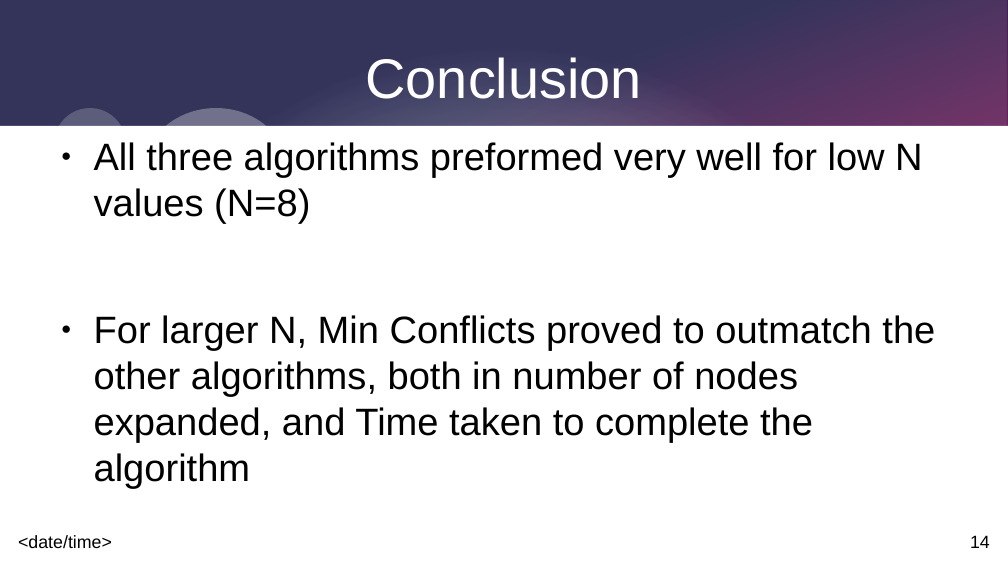
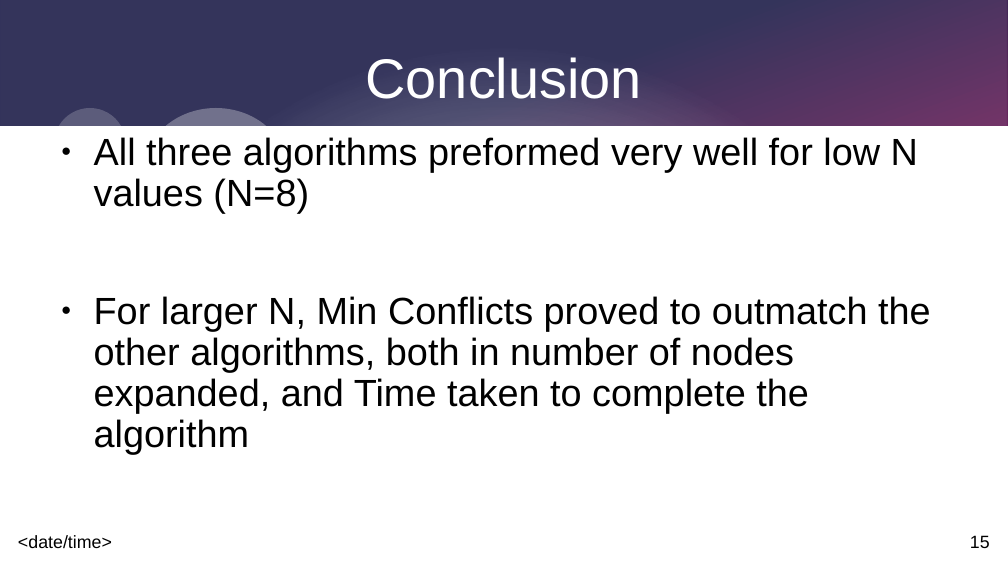
Before and after one commit to Basel-Aldwairi/N_Queens, a slide deck: slide 15 of report/presentation.pptx (slide 14 before the commit). Drawn at 1008x567 pixels with LibreOffice and Linux fonts; fonts in the diff are those of the drawing. Boxes give left, top, right and bottom in pixels: in the first picture for what was removed or moved away, otherwise in the second. Text is boxed around its words. In the diff, an @@ line names an element or a change of style, - is before the commit and + after.

```diff
--- a/report/presentation.pptx
+++ b/report/presentation.pptx
@@ text "All three algorithms preformed very ..." at (94, 137, 931, 454): size 30 to 29.9 pt; line spacing 1 to 0.9 @@
@@ page number at (970, 535, 990, 548): text changed @@
-14
+15
```
Also in this commit, not shown: 4 other slides changed, 1 slide added, 2 other files.
